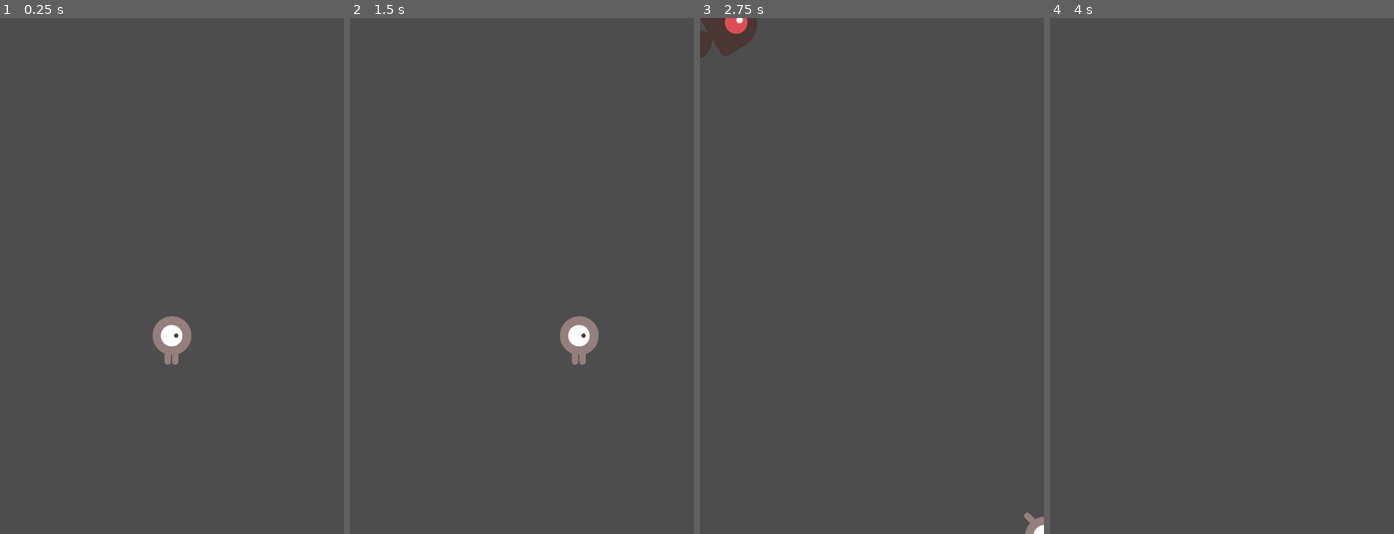
Above: before the commit, frames 1-4 (left to right).
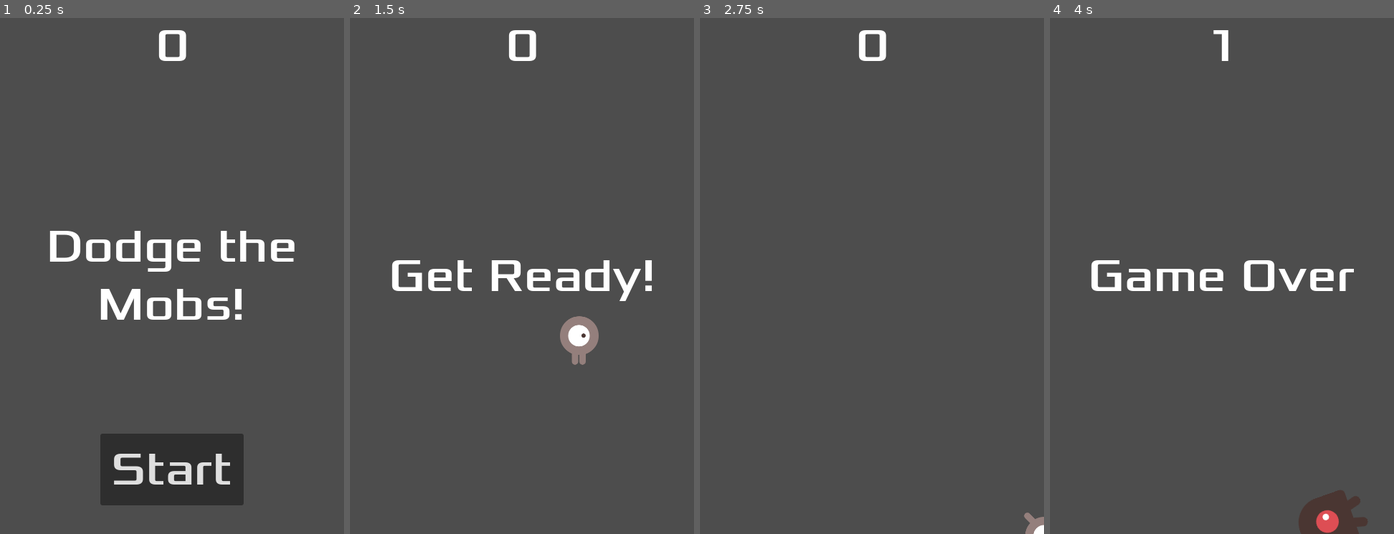
Above: after the commit, the same moments.

Repository: triqa/godot-docs-2d-game
Game: Godot game, scene res://main.tscn
Two runs of this game, one before a commit and one after it. Both use one fixed random seed, a clock stepped at 60 frames per second and the inputs below.
Inputs (mouse positions are in pixels of both pictures, inside the frame that each line leads up to):
- Up to frame 1 (0.25 s): no input
- Up to frame 2 (1.5 s): click (522, 472) at 0.5 s, where only the run after the commit has a clickable "Start"; tap Enter at 1.25 s; hold Right (move_right) from 1.28 s (still down)
- Up to frame 3 (2.75 s): release Right (move_right) at 2.03 s; hold Down (move_down) from 2.03 s (still down)
- Up to frame 4 (4 s): release Down (move_down) at 2.78 s; hold Right (move_right) 2.78-3.53 s; hold Up (move_up) from 3.53 s (still down)

The runs differ from the first frame. In frame 1, 9.7% of the frame differs, in the area x 14-86%, y 2-95%; in frame 2, 2.2%; in frame 3, 1.2%; in frame 4, 3.1%.

Commit message:
feat: display HUD incl. button to start
The HUD include the score, various game messages, and a start button for a new game.

Diff:
--- /dev/null
+++ b/hud.gd
@@ -0,0 +1,50 @@
+extends CanvasLayer
+
+# Notifies Main node that the StartButton has been pressed
+signal start_game
+
+# Called when the node enters the scene tree for the first time.
+func _ready() -> void:
+	pass # Replace with function body.
+
+
+# Called every frame. 'delta' is the elapsed time since the previous frame.
+func _process(delta: float) -> void:
+	pass
+
+
+# Display message in Message label temporarily
+func show_message(text):
+	$Message.text = text
+	$Message.show()
+	$MessageTimer.start()
+
+# Show "Game Over" for x seconds, then return to title screen
+func show_game_over():
+	show_message("Game Over")
+	# WAIT until the MessageTimer has counted down
+	await $MessageTimer.timeout
+	# then...
+	$Message.text = "Dodge the Mobs!"
+	$Message.show()
+
+	# make a one-shot timer and WAIT for it to finish
+	# one-shot = not reset automatically once timer timeout
+	await get_tree().create_timer(1.0).timeout
+	# then...
+	$StartButton.show()
+
+	## NOTE !!
+	# When you need to pause for a brief time, an alternative to using a Timer node is to use the SceneTree's create_timer() function.
+	# This can be very useful to add delays such as in the above code,
+	# ... where we want to wait some time before showing the "Start" button.
+
+func update_score(score):
+	$ScoreLabel.text = str(score)
+
+func _on_start_button_pressed() -> void:
+	$StartButton.hide()
+	start_game.emit()
+
+func _on_message_timer_timeout() -> void:
+	$Message.hide()
--- /dev/null
+++ b/hud.tscn
@@ -0,0 +1,63 @@
+[gd_scene format=3 uid="uid://cq7msr3ultj5p"]
+
+[ext_resource type="Script" uid="uid://dbpi0eh72vr6u" path="res://hud.gd" id="1_64ctp"]
+[ext_resource type="FontFile" uid="uid://clpmy3hx18l08" path="res://fonts/Xolonium-Regular.ttf" id="2_8sq4i"]
+
+[node name="HUD" type="CanvasLayer" unique_id=1977283912]
+script = ExtResource("1_64ctp")
+
+[node name="ScoreLabel" type="Label" parent="." unique_id=1623441017]
+anchors_preset = 5
+anchor_left = 0.5
+anchor_right = 0.5
+offset_left = -22.5
+offset_right = 22.5
+offset_bottom = 78.0
+grow_horizontal = 2
+theme_override_fonts/font = ExtResource("2_8sq4i")
+theme_override_font_sizes/font_size = 64
+text = "0"
+horizontal_alignment = 1
+vertical_alignment = 1
+
+[node name="Message" type="Label" parent="." unique_id=572105415]
+anchors_preset = 8
+anchor_left = 0.5
+anchor_top = 0.5
+anchor_right = 0.5
+anchor_bottom = 0.5
+offset_left = -240.0
+offset_top = -120.0
+offset_right = 240.0
+offset_bottom = 120.0
+grow_horizontal = 2
+grow_vertical = 2
+theme_override_fonts/font = ExtResource("2_8sq4i")
+theme_override_font_sizes/font_size = 64
+text = "Dodge the Mobs!"
+horizontal_alignment = 1
+vertical_alignment = 1
+autowrap_mode = 2
+
+[node name="StartButton" type="Button" parent="." unique_id=447588142]
+anchors_preset = 7
+anchor_left = 0.5
+anchor_top = 1.0
+anchor_right = 0.5
+anchor_bottom = 1.0
+offset_left = -100.0
+offset_top = -140.0
+offset_right = 100.0
+offset_bottom = -40.0
+grow_horizontal = 2
+grow_vertical = 0
+theme_override_fonts/font = ExtResource("2_8sq4i")
+theme_override_font_sizes/font_size = 64
+text = "Start"
+
+[node name="MessageTimer" type="Timer" parent="." unique_id=1164713298]
+wait_time = 2.0
+one_shot = true
+
+[connection signal="pressed" from="StartButton" to="." method="_on_start_button_pressed"]
+[connection signal="timeout" from="MessageTimer" to="." method="_on_message_timer_timeout"]
--- a/main.gd
+++ b/main.gd
@@ -6,7 +6,7 @@
 
 # Called when the node enters the scene tree for the first time.
 func _ready() -> void:
-	new_game()
+	pass
 
 
 # Called every frame. 'delta' is the elapsed time since the previous frame.
@@ -17,9 +17,12 @@
 func game_over() -> void:
 	$ScoreTimer.stop()
 	$MobTimer.stop()
+	$HUD.show_game_over()
 
 func new_game():
 	score = 0
+	$HUD.update_score(score)
+	$HUD.show_message("Get Ready!")
 	$Player.start($StartPosition.position)
 	$StartTimer.start()
 
@@ -50,6 +53,7 @@
 # ScoreTimer increments the score every second
 func _on_score_timer_timeout() -> void:
 	score += 1
+	$HUD.update_score(score)
 
 # StartTimer gives a delay before starting game
 func _on_start_timer_timeout() -> void:
--- a/main.tscn
+++ b/main.tscn
@@ -3,6 +3,7 @@
 [ext_resource type="Script" uid="uid://bx44qdhtbr4n6" path="res://main.gd" id="1_h2yge"]
 [ext_resource type="PackedScene" uid="uid://brcr78axutvps" path="res://mob.tscn" id="2_1bvp3"]
 [ext_resource type="PackedScene" uid="uid://pony1mqagqci" path="res://player.tscn" id="3_lquwl"]
+[ext_resource type="PackedScene" uid="uid://cq7msr3ultj5p" path="res://hud.tscn" id="4_1bvp3"]
 
 [sub_resource type="Curve2D" id="Curve2D_7mycd"]
 _data = {
@@ -33,7 +34,10 @@
 
 [node name="MobSpawnLocation" type="PathFollow2D" parent="MobPath" unique_id=812008972]
 
+[node name="HUD" parent="." unique_id=1977283912 instance=ExtResource("4_1bvp3")]
+
 [connection signal="hit" from="Player" to="." method="game_over"]
 [connection signal="timeout" from="MobTimer" to="." method="_on_mob_timer_timeout"]
 [connection signal="timeout" from="ScoreTimer" to="." method="_on_score_timer_timeout"]
 [connection signal="timeout" from="StartTimer" to="." method="_on_start_timer_timeout"]
+[connection signal="start_game" from="HUD" to="." method="new_game"]
Not shown, added: hud.gd.uid
